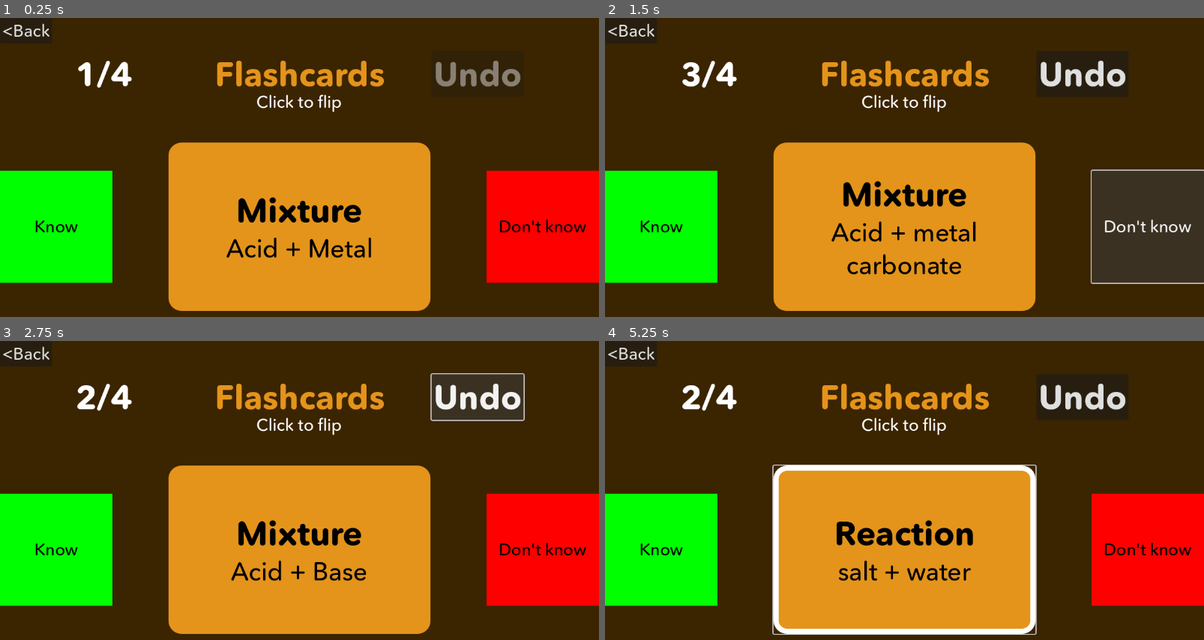
Above: before the commit, frames 1-4 (two rows, left to right).
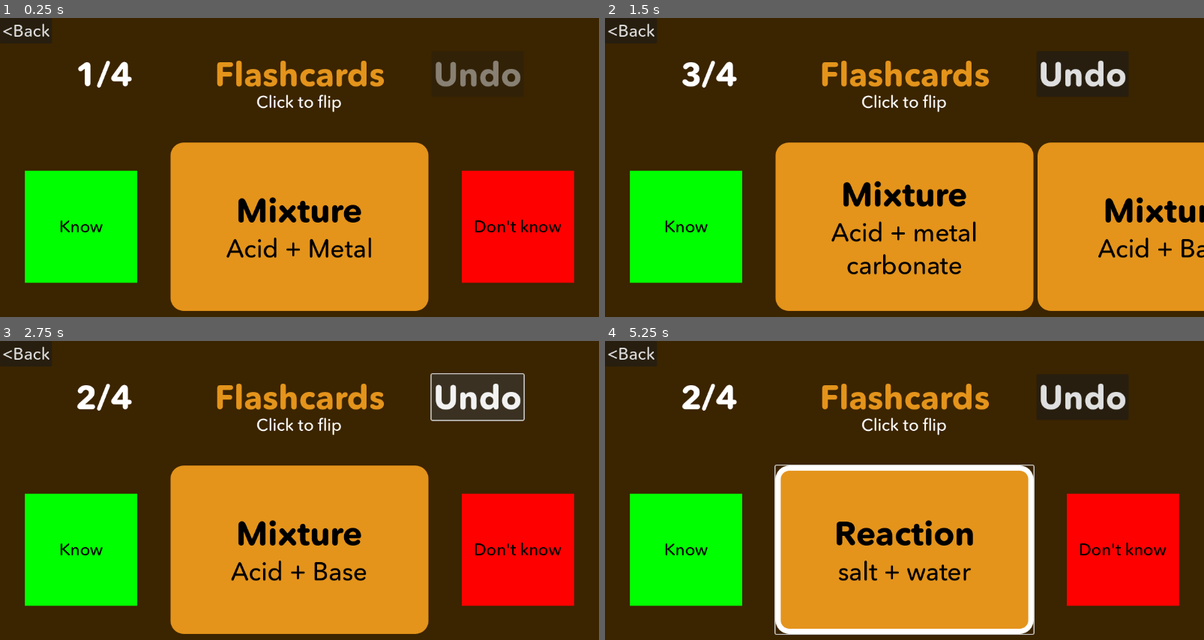
Above: after the commit, the same moments.

Repository: PhyoTP/multicards-arcade
Game: Godot game, scene res://Flashcards.tscn
The game is run twice, just before and just after one commit, with the same random seed, the same clock (stepped at 60 frames per second) and the same inputs. This scene is started directly instead of the project's main scene.
Inputs (mouse positions are in pixels of both pictures, inside the frame that each line leads up to):
- Up to frame 1 (0.25 s): no input
- Up to frame 2 (1.5 s): click "Know" at 0.5 s; click "Don't know" at 1.25 s
- Up to frame 3 (2.75 s): click "Undo" at 2 s
- Up to frame 4 (5.25 s): click (904, 550) at 2.75 s; click "<Back" at 3.5 s; move the mouse to (1036, 493) at 4.27 s; hold Right 4.28-5.03 s; tap Alt at 4.35 s; tap Enter at 5 s; move the mouse to (784, 526) at 5.02 s; hold Down from 5.03 s (still down); tap Shift at 5.1 s

The runs differ from the first frame. In frame 1, 7.4% of the frame differs, in the area x 0-100%, y 41-98%; in frame 2, 20%; in frame 3, 7.4%; in frame 4, 8.1%.

Commit message:
add move card tween, fix some resizing, and hover list button tween

Diff:
--- a/Flashcards.tscn
+++ b/Flashcards.tscn
@@ -76,7 +76,7 @@
 vertical_alignment = 1
 
 [node name="HBoxContainer" type="HBoxContainer" parent="."]
-custom_minimum_size = Vector2(1152, 324)
+custom_minimum_size = Vector2(1056, 324)
 layout_mode = 1
 anchors_preset = 7
 anchor_left = 0.5
@@ -89,7 +89,7 @@
 offset_bottom = -84.0
 grow_horizontal = 2
 grow_vertical = 0
-theme_override_constants/separation = 108
+theme_override_constants/separation = 64
 alignment = 1
 
 [node name="KnowButton" type="Button" parent="HBoxContainer"]
--- a/GamemodeOptions.tscn
+++ b/GamemodeOptions.tscn
@@ -39,7 +39,7 @@
 anchor_bottom = 1.0
 offset_top = -216.0
 grow_vertical = 0
-scroll_offset = Vector2(0, -216)
+scroll_offset = Vector2(0, -324)
 show_grid = false
 snapping_enabled = false
 right_disconnects = true
@@ -76,10 +76,11 @@
 alignment = 1
 
 [node name="Label" type="Label" parent="VBoxContainer"]
+custom_minimum_size = Vector2(576, 0)
 layout_mode = 2
 theme = ExtResource("3_8twda")
 theme_override_font_sizes/font_size = 28
-text = "Click on the port of the side to disconnect it"
+text = "Click on the right connector to disconnect it"
 autowrap_mode = 3
 
 [node name="ShuffleButton" type="CheckButton" parent="VBoxContainer"]
@@ -88,7 +89,7 @@
 text = "Shuffle cards?"
 
 [node name="PlayButton" type="Button" parent="VBoxContainer"]
-custom_minimum_size = Vector2(162, 162)
+custom_minimum_size = Vector2(162, 96)
 layout_mode = 2
 size_flags_horizontal = 4
 theme = ExtResource("4_vntr2")
--- a/SetSelect.tscn
+++ b/SetSelect.tscn
@@ -55,7 +55,7 @@
 [node name="VBoxContainer" type="VBoxContainer" parent="ScrollContainer"]
 custom_minimum_size = Vector2(1152, 0)
 layout_mode = 2
-theme_override_constants/separation = 54
+theme_override_constants/separation = 32
 
 [node name="StatusLabel" type="Label" parent="ScrollContainer/VBoxContainer"]
 custom_minimum_size = Vector2(0, 216)
--- a/flashcards.gd
+++ b/flashcards.gd
@@ -43,10 +43,17 @@
 	flipped = !flipped
 	hint_shown = false
 func _next(know: bool):
+	var tween = get_tree().create_tween().set_ease(Tween.EASE_OUT)
+	var old_card = card_button.duplicate()
+	old_card.size = card_button.size
+	old_card.global_position = card_button.global_position
+	add_child(old_card)
 	if know:
 		known.append(cards[index])
+		tween.tween_property(old_card,"position",Vector2(-576, 240), 0.3)
 	else:
 		dontKnown.append(cards[index])
+		tween.tween_property(old_card,"position",Vector2(1152, 240), 0.3)
 	index += 1
 	if index < cards.size():
 		_set_card(chosenSides._Front)
--- a/flashcardsubside.gd
+++ b/flashcardsubside.gd
@@ -4,4 +4,5 @@
 func _set_font_size(num: float):
 	$Label.add_theme_font_size_override("font_size", 64/sqrt(num))
 	$Label2.add_theme_font_size_override("font_size", 48/sqrt(num))
-	$Label2.custom_minimum_size.x = 484/num
+	$Label.custom_minimum_size.x = 466/min(num, 3)
+	$Label2.custom_minimum_size.x = 466/min(num, 3)
--- a/flashcardsubside.tscn
+++ b/flashcardsubside.tscn
@@ -14,6 +14,7 @@
 script = ExtResource("1_t6ru7")
 
 [node name="Label" type="Label" parent="."]
+custom_minimum_size = Vector2(144, 0)
 layout_mode = 2
 theme = ExtResource("1_slp4h")
 theme_override_colors/font_color = Color(0, 0, 0, 1)
@@ -21,6 +22,7 @@
 theme_override_styles/normal = SubResource("StyleBoxFlat_sbg03")
 text = "Side"
 horizontal_alignment = 1
+autowrap_mode = 3
 
 [node name="Label2" type="Label" parent="."]
 custom_minimum_size = Vector2(108, 0)
--- a/list_button.gd
+++ b/list_button.gd
@@ -2,14 +2,17 @@
 
 var cardSet = { "cardCount": 176.0, "creator": "PhyoTP", "id": "4b9fbba8-a0db-475d-82ff-0e71bc15218f", "isPublic": true, "name": "Japanese Sec 2 Kanji Chapter 16-22", "tags": [] }
 @onready var options = preload("res://GamemodeOptions.tscn")
+var tween: Tween
 func _ready() -> void:
 	text = cardSet.name
 	mouse_entered.connect(_hovered)
 	mouse_exited.connect(_reset)
 	pressed.connect(_entered)
 func _hovered():
-	text = "by " + cardSet.creator + ", " + str(int(cardSet.cardCount)) + " cards"
+	tween = get_tree().create_tween()
+	tween.tween_property(self,"text", "by " + cardSet.creator + ", " + str(int(cardSet.cardCount)) + " cards", 0.5)
 func _reset():
+	tween.kill()
 	text = cardSet.name
 func _entered():
 	var gamemode_options = options.instantiate()
